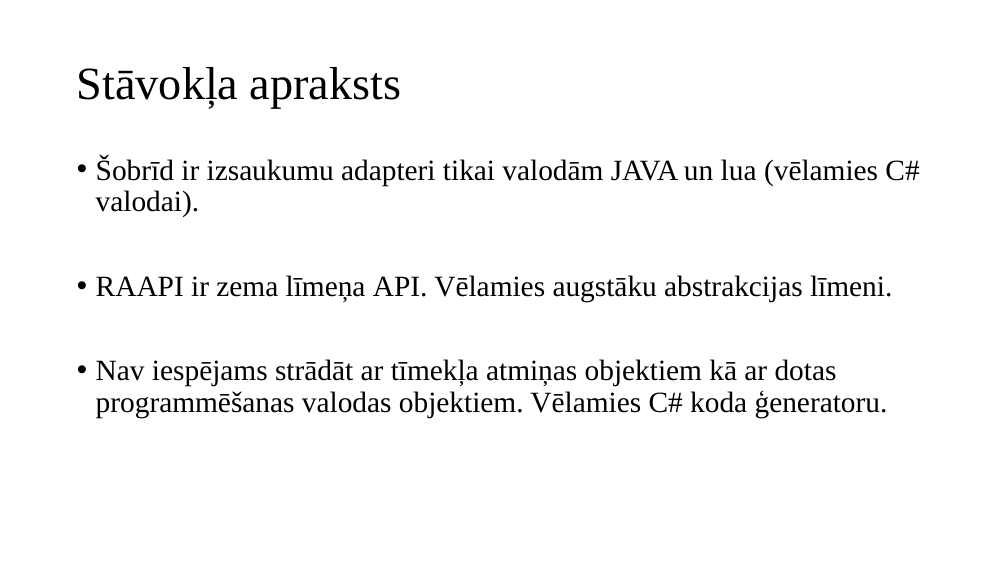
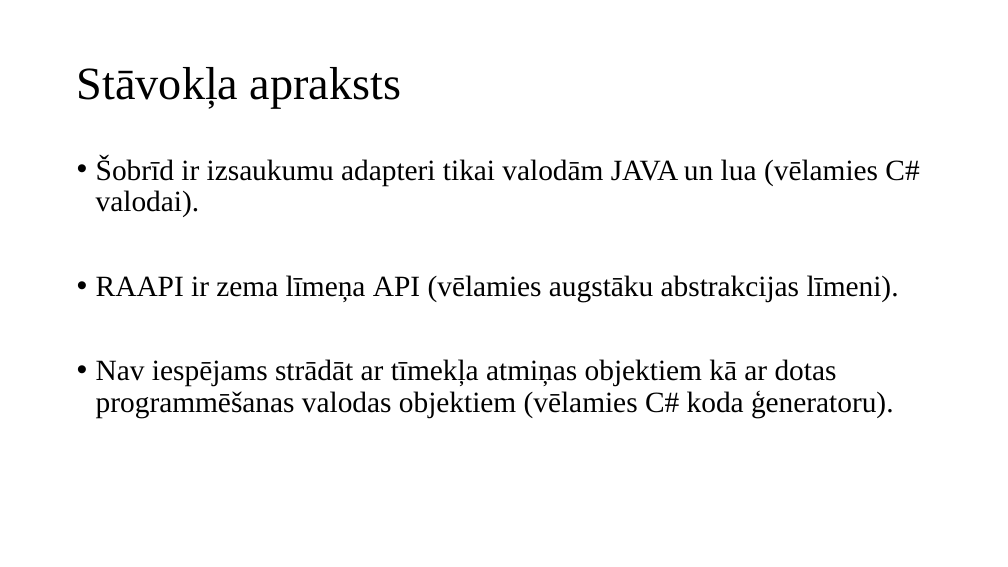
Before and after one commit to artiks12/webAppOS, a slide deck: slide 4 of src/Qualification project/Documentation/Garbage/Prezentācija_ap19122.pptx. Drawn at 1008x567 pixels with LibreOffice and Linux fonts; fonts in the diff are those of the drawing. Boxes give left, top, right and bottom in pixels: in the first picture for what was removed or moved away, otherwise in the second. Text is boxed around its words. In the diff, an @@ line names an element or a change of style, - is before the commit and + after.

```diff
--- a/src/Qualification project/Documentation/Garbage/Prezentācija_ap19122.pptx
+++ b/src/Qualification project/Documentation/Garbage/Prezentācija_ap19122.pptx
@@ text at [96, 275, 899, 419]: text changed @@
-• RAAPI ir zema līmeņa API. Vēlamies augstāku abstrakcijas līmeni.
-• Nav iespējams strādāt ar tīmekļa atmiņas objektiem kā ar dotas programmēšanas valodas objektiem. Vēlamies C# koda ģeneratoru.
+• RAAPI ir zema līmeņa API (vēlamies augstāku abstrakcijas līmeni).
+• Nav iespējams strādāt ar tīmekļa atmiņas objektiem kā ar dotas programmēšanas valodas objektiem (vēlamies C# koda ģeneratoru).
```
Also in this commit, not shown: 2 other slides changed, 2 slides added, 15 other files.
